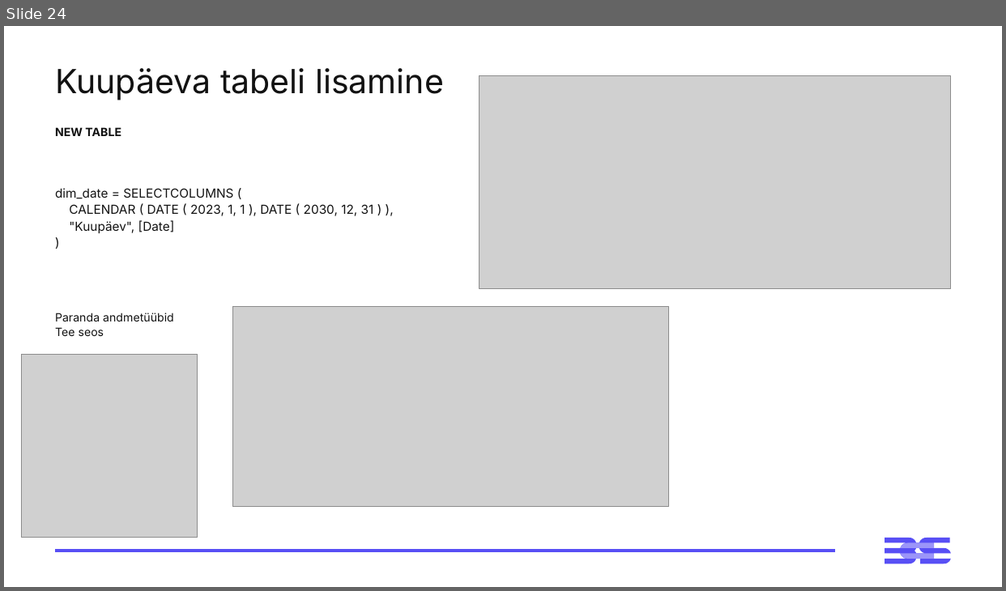
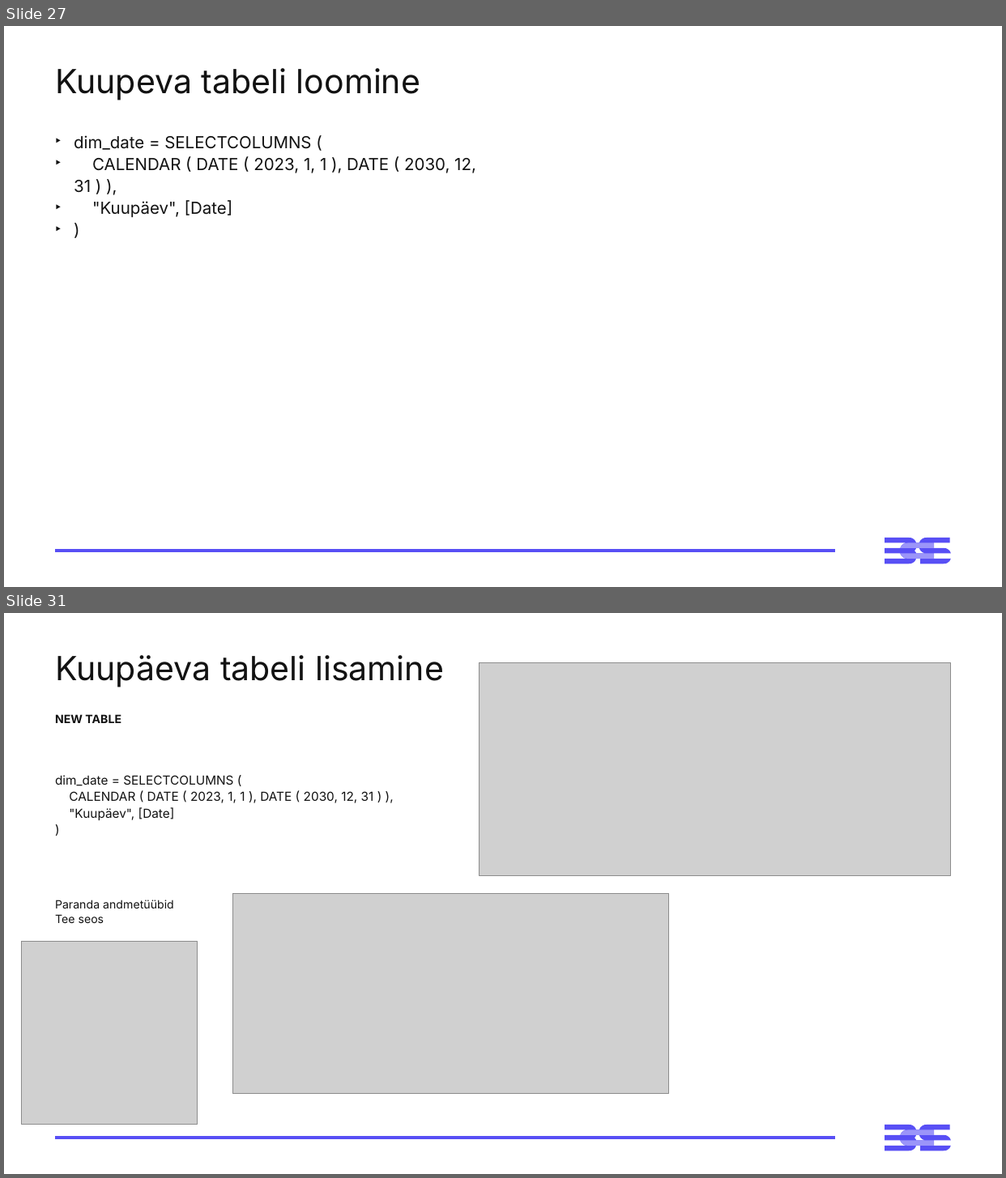
Before and after one commit to emilieabel/andmetarkus, a slide deck: Materjalid/Day4 Andmeplatvormid json/4-paev-andmetarkus-esitlus.pptx. Shown one above the other, each under a label of ours: slide 24 before the commit, slides 27 and 31 after it; the slides between them are not shown. The pictures are 1006x591 and 1006x1178 pixels, drawn with LibreOffice and Linux fonts; fonts in the diff are those of the drawing; grey boxes stand for pictures. Boxes give left, top, right and bottom in pixels: in the first picture for what was removed or moved away, otherwise in the second. Text is boxed around its words. In the diff, an @@ line names an element or a change of style, - is before the commit and + after.

```diff
--- a/Materjalid/Day4 Andmeplatvormid json/4-paev-andmetarkus-esitlus.pptx
+++ b/Materjalid/Day4 Andmeplatvormid json/4-paev-andmetarkus-esitlus.pptx
@@ slide 27 added at [4,26,1002,587], background #FFFFFF; not listed: 3 template elements that a slide beside it also shows @@
@@ title added at [55,68,420,101], 32 pt, text #121212 @@
+Kuupeva tabeli loomine
@@ text added at [74,135,476,218], 16 pt, text #121212 @@
+‣ dim_date = SELECTCOLUMNS (
+‣ CALENDAR ( DATE ( 2023, 1, 1 ), DATE ( 2030, 12, 31 ) ),
+‣ "Kuupäev", [Date]
+‣ )
@@ what was slide 24 is now slide 31 @@
```
Also in this commit, not shown: 1 slide changed, 6 other slides added, 7 other files.
